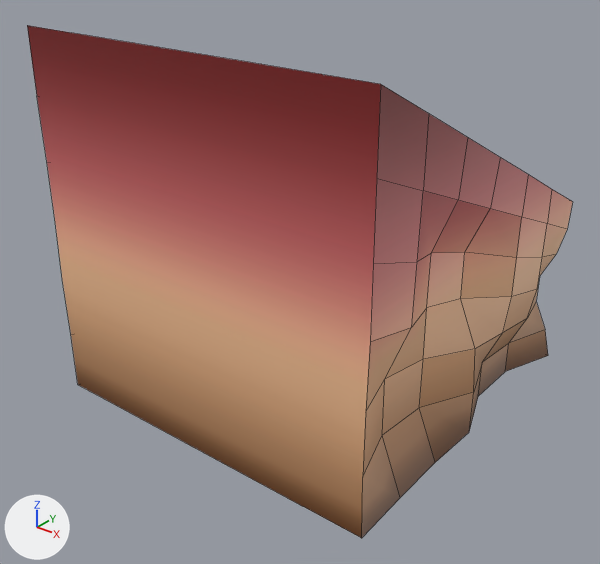
The FBX model Assets/Models/TileSets/Tileset 1/backHalfRamp4.001.fbx: old version first, new version second.
Camera for both pictures: a camera (50 mm lens) standing at (1.275, -1.687, 0.812) and looking at (0.006, -0.101, -0.171). The axes (+X, +Y, +Z) are drawn at lower left. The lights are the same throughout. Mesh edges are drawn as thin lines. Where no turn or scale is listed for an object, it has been applied to the vertices.

Names of what the first picture shows: 'backHalfRamp4.001'.
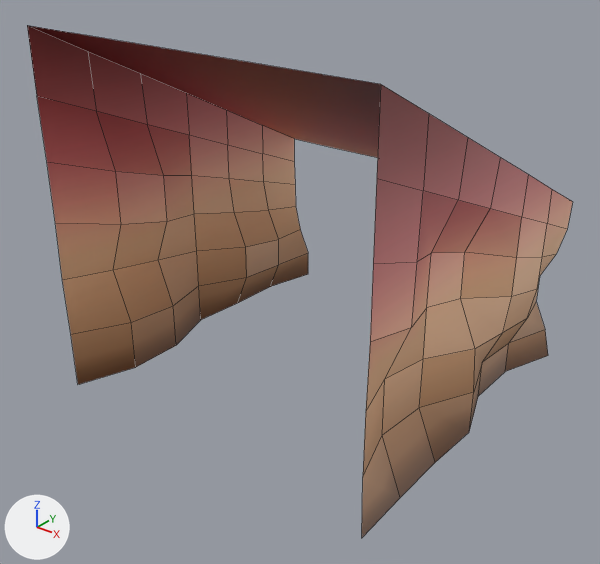
What differs and where, as boxes [x1, y1, x2, y2] in the pictures (600 x 564 px):
'backHalfRamp4.001', reshaped: before [27, 25, 572, 538]; after [27, 25, 572, 537]
part 1 of me_cube_051, deleted: before [27, 25, 381, 538]

The change, as a diff of the scene's bpy script:
```diff
--- a/Assets/Models/TileSets/Tileset 1/backHalfRamp4.001.fbx.py
+++ b/Assets/Models/TileSets/Tileset 1/backHalfRamp4.001.fbx.py
@@ me_cube_051 @@
 # used by ob_backhalframp4_001; location = (0.0, 0.0, 0.0)
-me_cube_051.from_pydata(...)  # 118 vertices, 76 faces; spans x -0.5..0.5, y -0.5..0.5, z -0.5..0.5
+me_cube_051.from_pydata(...)  # 108 vertices, 73 faces; spans x -0.5..0.5, y -0.5..0.5, z -0.5..0.5
+# me_cube_051 part 1
+# 10 vertices are removed from x -0.333..0.333, y -0.5..0.5, z -0.5
+# 3 faces are deleted
 me_cube_051.materials.append(mat_foundationtexture)
```
